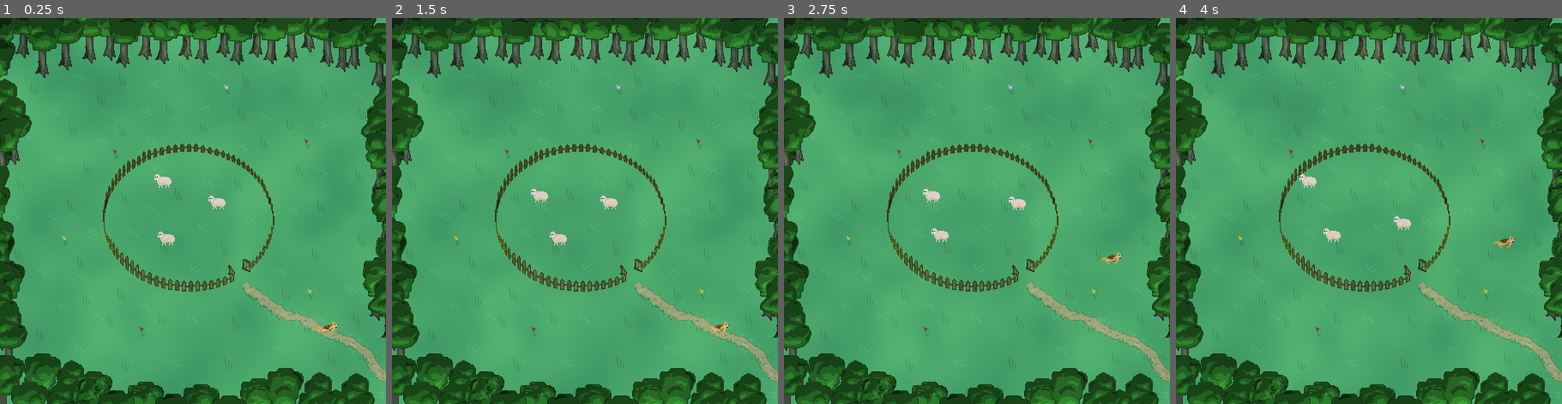
Above: before the commit, frames 1-4 (left to right).
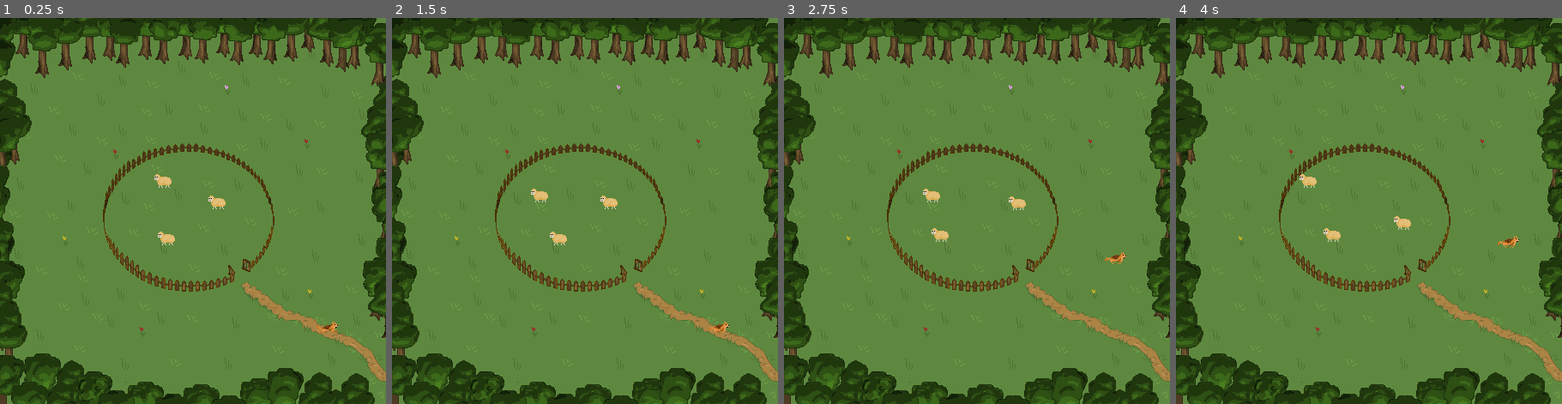
Above: after the commit, the same moments.

Repository: binaryHips/MAIgeAcademy
Game: Godot game, scene res://src/scenes/main/main.tscn
Two runs of this game, one before a commit and one after it. Both use one fixed random seed, a clock stepped at 60 frames per second and the inputs below. The project has no main scene, so this scene is started directly.
Inputs:
- Up to frame 1 (0.25 s): no input
- Up to frame 2 (1.5 s): hold Right (ui_right) 0.53-1.28 s; hold Down (ui_down) from 1.28 s (still down)
- Up to frame 3 (2.75 s): release Down (ui_down) at 2.03 s; hold Right (ui_right) from 2.03 s (still down)
- Up to frame 4 (4 s): release Right (ui_right) at 2.78 s; hold Up (ui_up) 2.78-3.53 s; hold Left (ui_left) from 3.53 s (still down)

The runs differ from the first frame. In frame 1, 81% of the frame differs, in the area x 0-100%, y 0-100%; in frame 2, 81%; in frame 3, 81%; in frame 4, 81%.

Commit message:
Pitier aboie

Diff:
--- a/src/scenes/chien/brain.gd
+++ b/src/scenes/chien/brain.gd
@@ -3,6 +3,7 @@
 # Called when the node enters the scene tree for the first time.
 func _ready() -> void:
 	speed = 200.0
+	add_state("patrol")
 
 # Called every frame. 'delta' is the elapsed time since the previous frame.
 func _process(delta: float) -> void:
@@ -23,17 +24,14 @@
 
 func _see():
 
-	var percept = {
-		"sheep_seen":false,
-		"is_inside":false
-	}
+	var percept = {"sheep" : []}
 	for element in $"../Area2D".get_overlapping_bodies():
 		if element.is_in_group("sheep"):
+			percept["sheep"].push_back(element)
+			#percept["sheep"]["sheep_seen"] = true
+			#percept["sheep"] = element
 
-				percept["sheep_seen"] = true
-
-	percept["is_inside"] = body in Gamemaster.world_state["sheep_in"]
-
+	print("Percept : ",percept)
 	return percept
 
 
@@ -42,9 +40,11 @@
 
 	if has_state("patrol"):
 
-		if percept["sheep_seen"]:
+		if !percept["sheep"].is_empty():
 			override_state("bark")
-			move_target = $"../Area2D".get_overlapping_bodies().global_position
+			for e in percept["sheep"]:
+				move_target = e.global_position * 1.3
+				body.bark()
 
 	if has_state("idle"):
 		if not percept["sheep_seen"] and not percept["is_inside"]:
--- a/src/scenes/main/main.tscn
+++ b/src/scenes/main/main.tscn
@@ -38,6 +38,7 @@
 position = Vector2(315, 272)
 
 [node name="ColorRect" type="ColorRect" parent="."]
+visible = false
 material = SubResource("ShaderMaterial_6mngh")
 offset_left = -584.0
 offset_top = -605.0
--- a/src/scenes/map/map.tscn
+++ b/src/scenes/map/map.tscn
@@ -10,9 +10,9 @@
 [sub_resource type="Curve2D" id="Curve2D_c0myq"]
 bake_interval = 1.0
 _data = {
-"points": PackedVector2Array(0, 0, 0, 0, 320, 3, 1.12246, -1.68369, -1.12246, 1.68369, 307, -117, 51.9131, 49.0815, -51.9131, -49.0815, 246, -194, 0, 0, 0, 0, 144, -252, 156.975, -0.594603, -156.975, 0.594603, -7, -270, 0, 0, 0, 0, -203, -227, 71.947, -79.6769, -71.947, 79.6769, -297, -139, 0, 0, 0, 0, -326, 112, -59.4641, -56.6325, 59.4641, 56.6325, -240, 261, -65.1273, -4.71937, 65.1273, 4.71937, 4, 322, -46.2498, 47.1937, 46.2498, -47.1937, 262, 229, 0, 0, 0, 0, 313, 115, 0, 0, 0, 0, 320, 3)
+"points": PackedVector2Array(95.2389, -0.594603, -95.2389, 0.594603, 6, -293, 118.191, -112.119, -118.191, 112.119, -289, -194, -132.464, -98.6325, 132.464, 98.6325, -228, 259, -83.2498, 48.1937, 83.2498, -48.1937, 239, 268, 0, 0, 0, 0, 335, 2, 104.573, 55.4365, -104.573, -55.4365, 248, -250, 0, 0, 0, 0, 6, -293)
 }
-point_count = 13
+point_count = 7
 
 [sub_resource type="RectangleShape2D" id="RectangleShape2D_2oxvk"]
 size = Vector2(57, 911)
